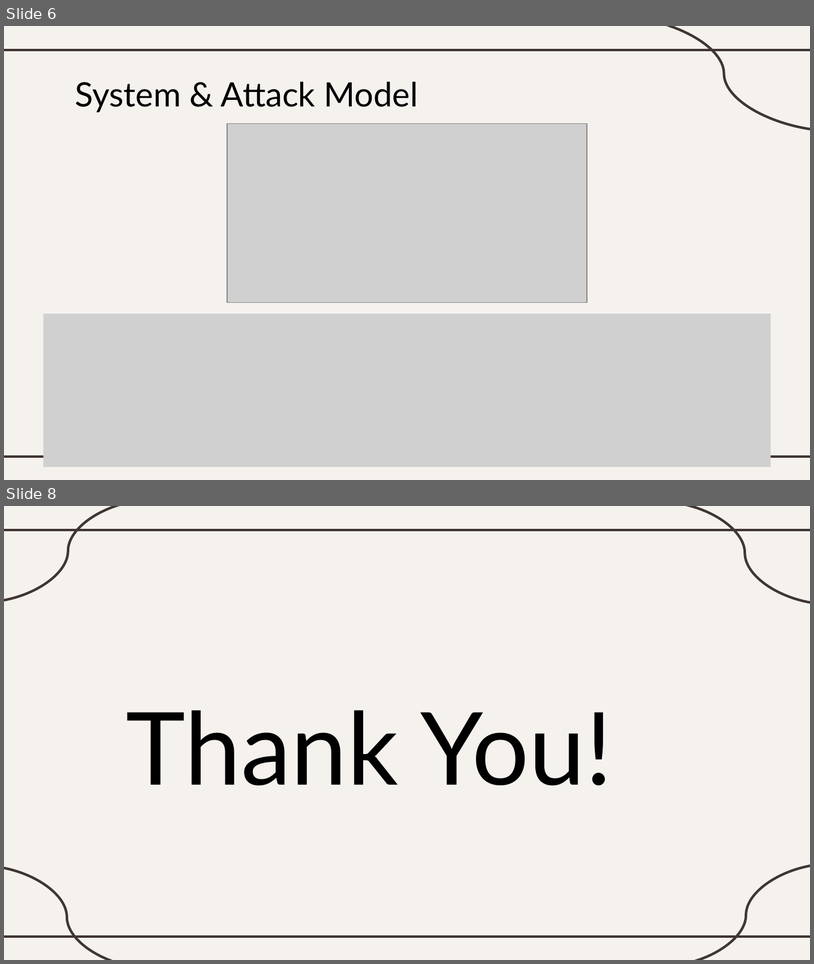
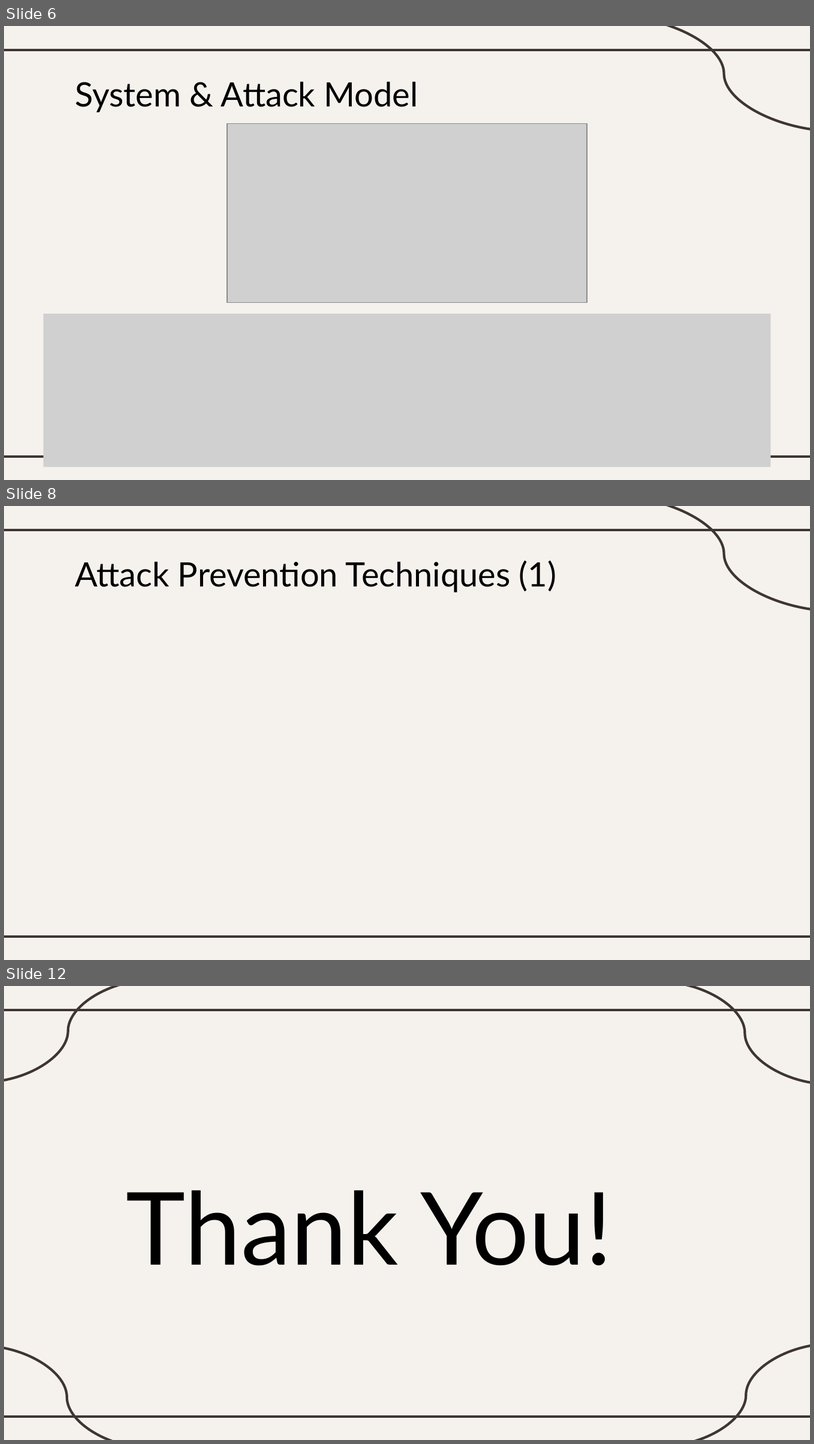
Before and after one commit to Nikhil-1426/Man-In-the-Middle-Diffie-Hellman, a slide deck: Final Presentation.pptx. Shown one above the other, each under a label of ours: slides 6 and 8 before the commit, slides 6, 8 and 12 after it; the slides between them are not shown. The pictures are 814x964 and 814x1444 pixels, drawn with LibreOffice and Linux fonts; fonts in the diff are those of the drawing; grey boxes stand for pictures. Boxes give left, top, right and bottom in pixels: in the first picture for what was removed or moved away, otherwise in the second. Text is boxed around its words. In the diff, an @@ line names an element or a change of style, - is before the commit and + after.

```diff
--- a/Final Presentation.pptx
+++ b/Final Presentation.pptx
@@ slide 8 added at box(4, 506, 810, 960), background #F5F2EE; not listed: 3 template elements that a slide beside it also shows @@
@@ title added at box(75, 560, 557, 592), 30 pt, text #000000 @@
+Attack Prevention Techniques (1)
@@ what was slide 8 is now slide 12 @@
```
Also in this commit, not shown: 1 slide changed, 3 other slides added.
